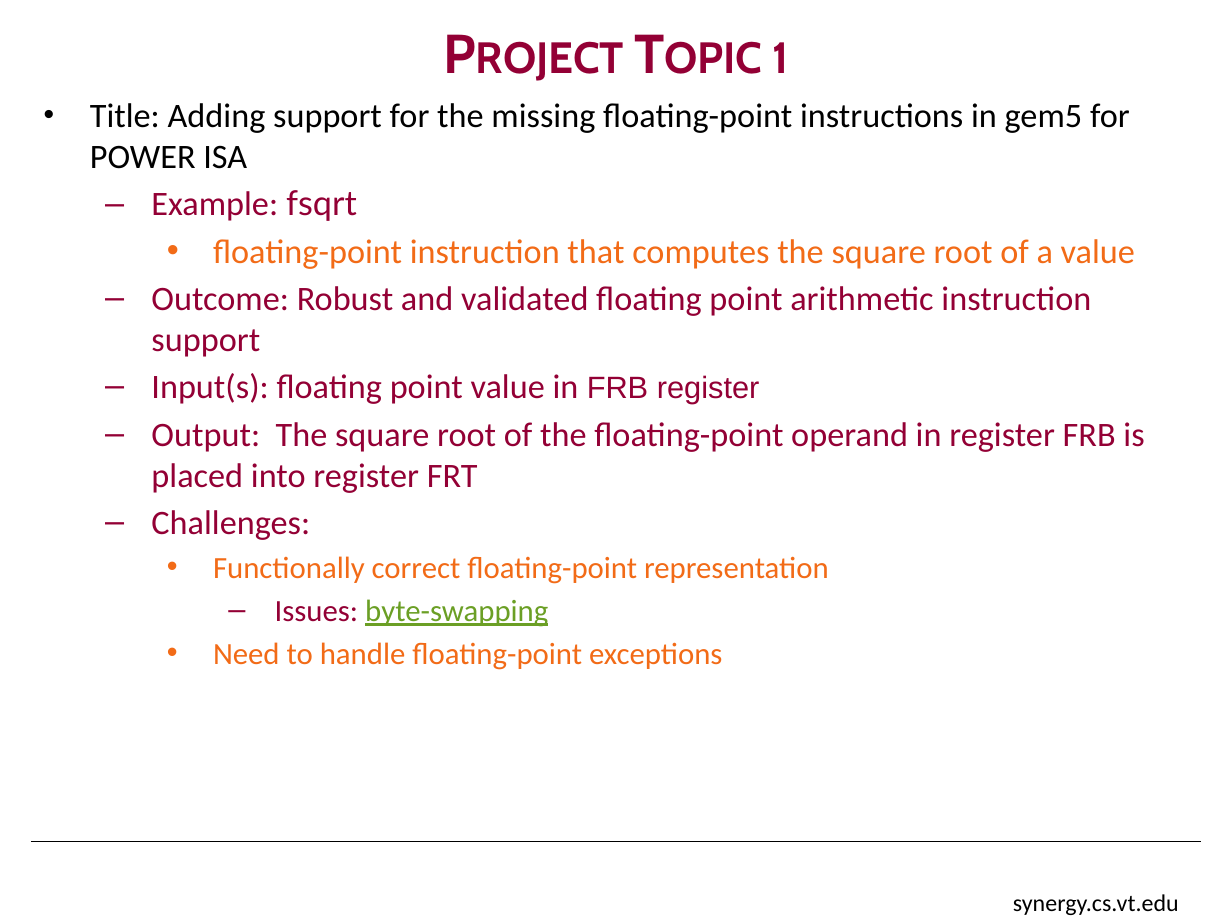
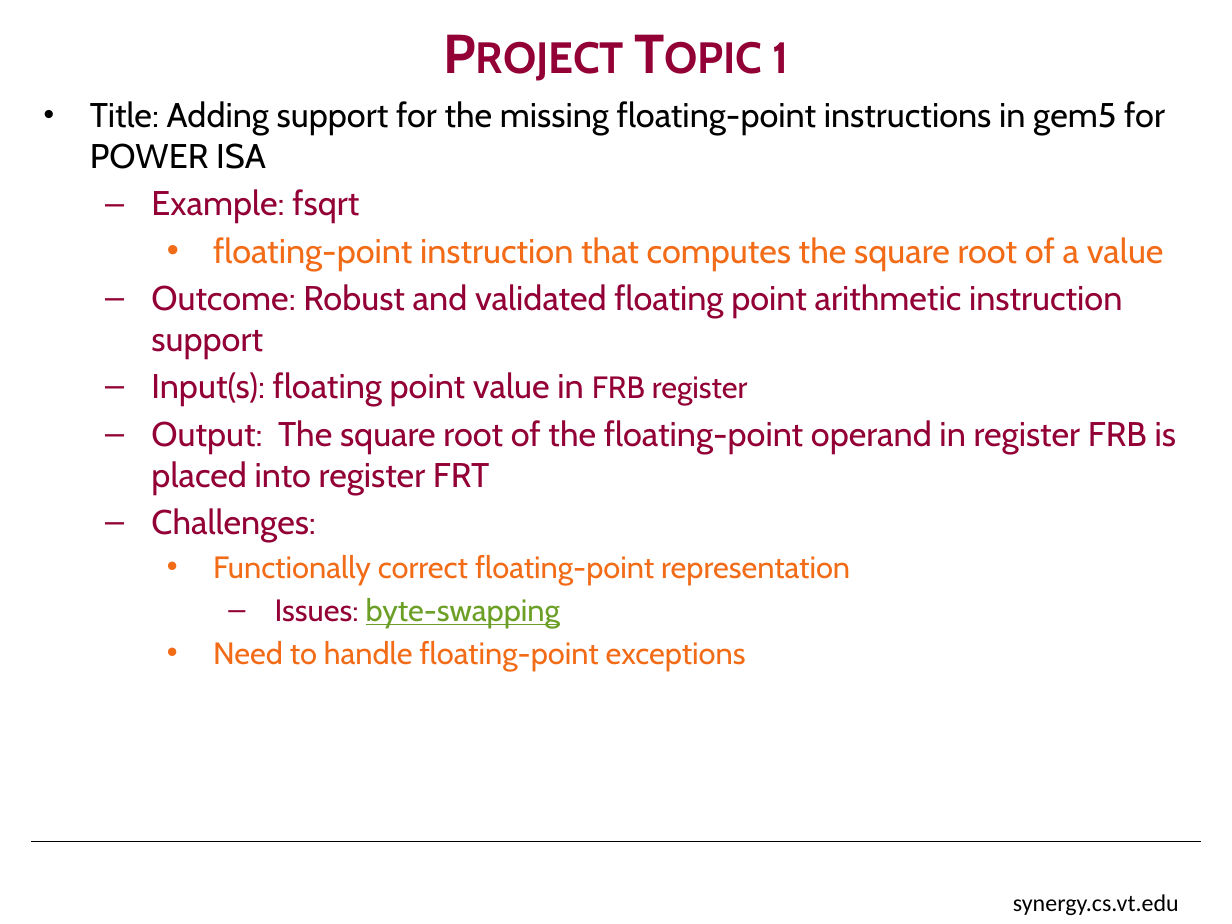
Before and after one commit to w-feng/CompArch-MIPS-POWER, a slide deck: slide 2 of Projects/CS4504_project_ideas.pptx. Drawn at 1232x924 pixels with LibreOffice and Linux fonts; fonts in the diff are those of the drawing; background and template pictures are left out. Boxes give left, top, right and bottom in pixels: in the first picture for what was removed or moved away, otherwise in the second. Text is boxed around its words. In the diff, an @@ line names an element or a change of style, - is before the commit and + after.

Commit message:
Update fonts

```diff
--- a/Projects/CS4504_project_ideas.pptx
+++ b/Projects/CS4504_project_ideas.pptx
@@ text "Title: Adding support for the ..." at (90, 101, 1176, 671): font Calibri to Cabin; font Lato to Cabin in "fsqrt"; font Arial to Cabin in "FRB register" @@
```
Also in this commit, not shown: 3 other slides changed, 1 slide added.
